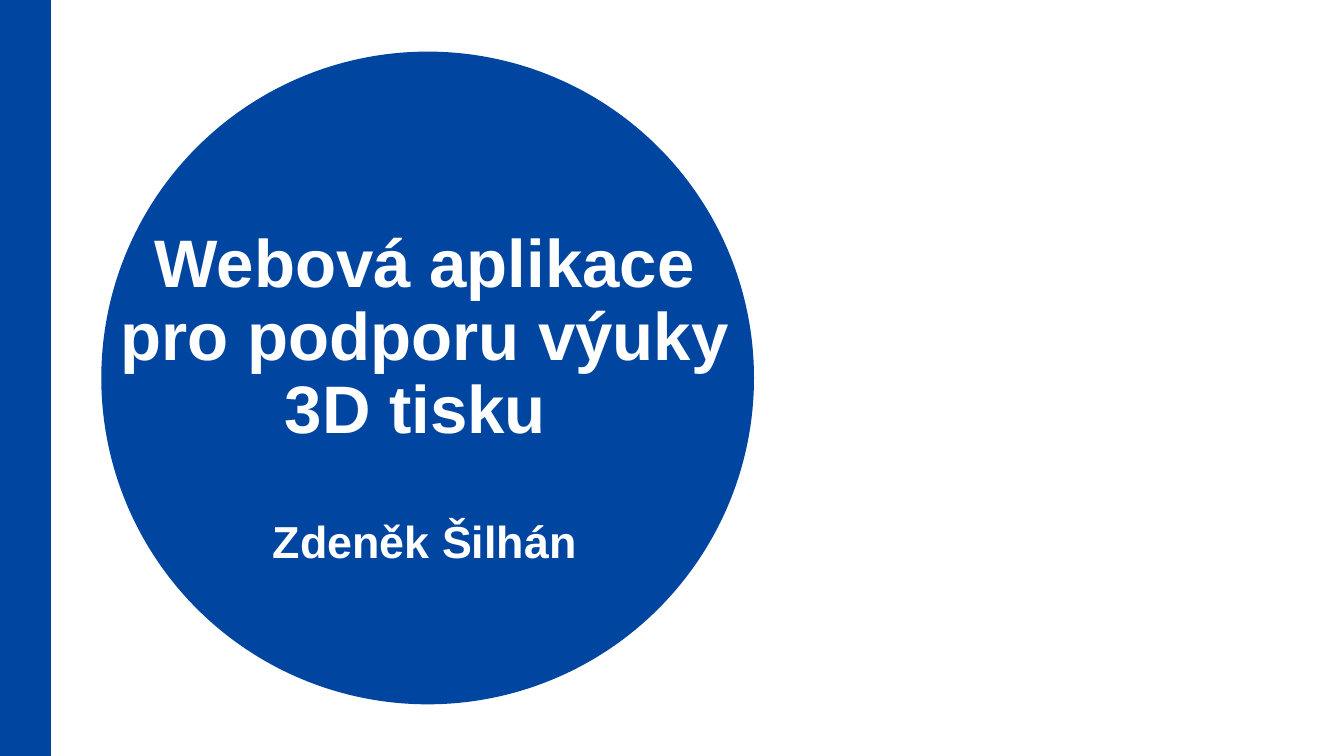
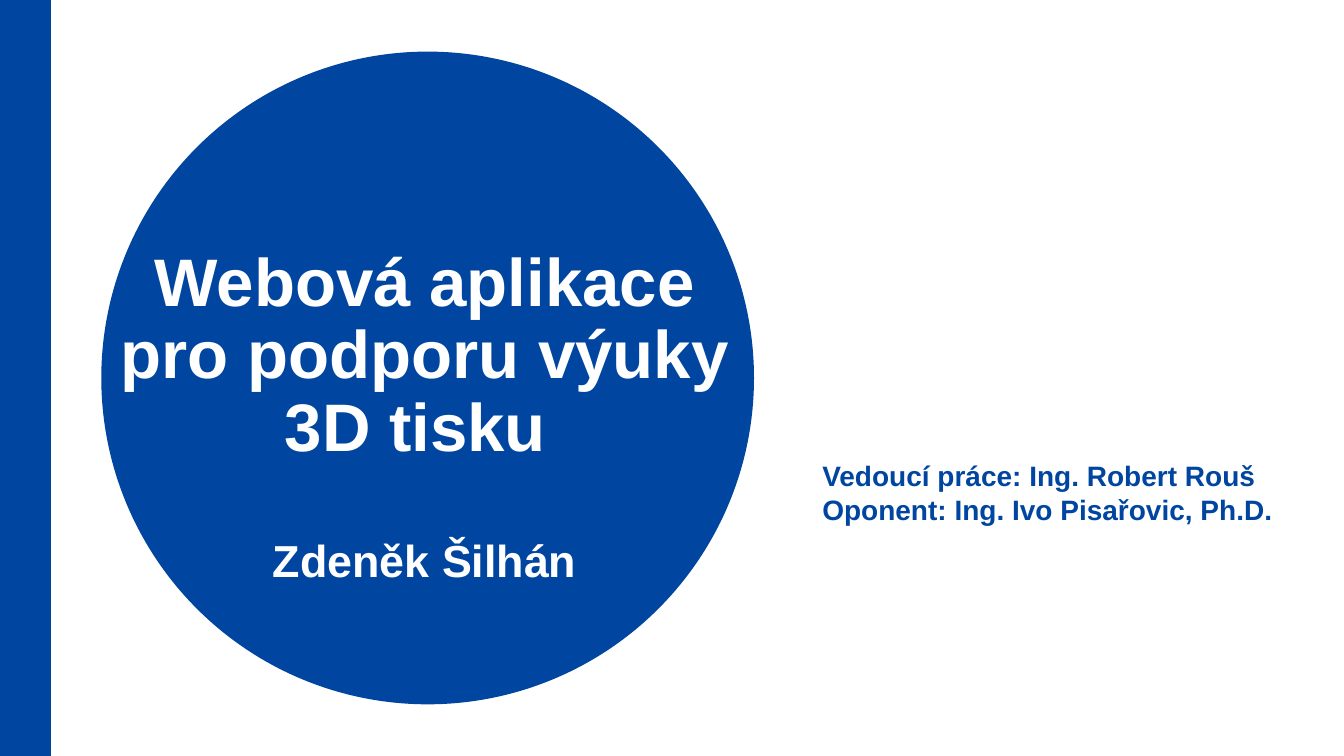
Before and after one commit to Zd3n1/BP2024, a slide deck: slide 1 of Prezentace.pptx. Drawn at 1344x756 pixels with LibreOffice and Linux fonts; fonts in the diff are those of the drawing; background and template pictures are left out. Boxes give left, top, right and bottom in pixels: in the first picture for what was removed or moved away, otherwise in the second. Text is boxed around its words. In the diff, an @@ line names an element or a change of style, - is before the commit and + after.

```diff
--- a/Prezentace.pptx
+++ b/Prezentace.pptx
@@ title at (121,256,728,578): text changed @@
-Webová aplikace pro podporu výuky 3D tisku
-Zdeněk Šilhán
+Webová aplikace pro podporu výuky 3D tisku
+Zdeněk Šilhán
@@ text added at (822,465,1272,525), 20 pt, text #0046A0, bold @@
+Vedoucí práce: Ing. Robert Rouš
+Oponent: Ing. Ivo Pisařovic, Ph.D.
```
Also in this commit, not shown: 1 other slide changed, 4 slides added, 1 slide removed.
